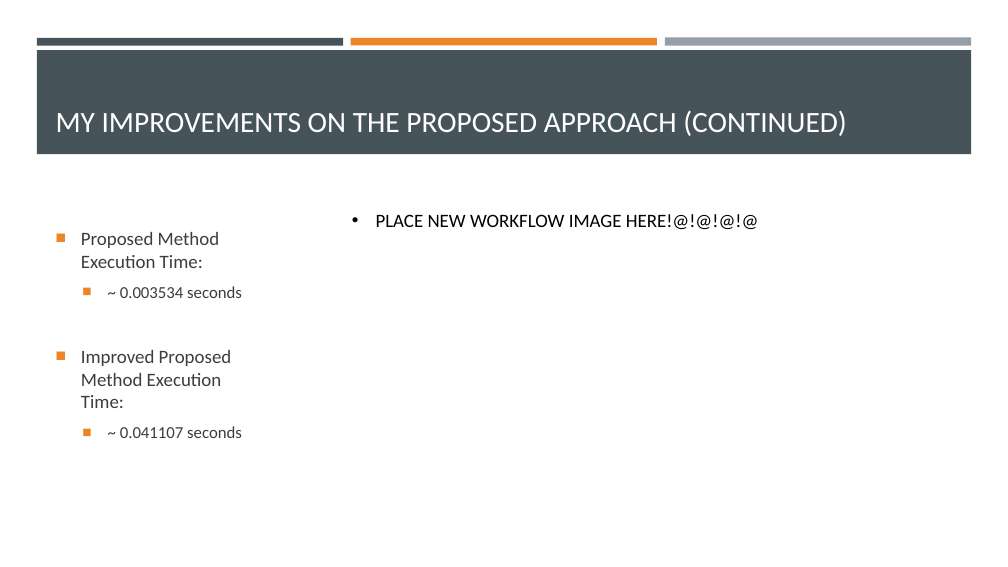
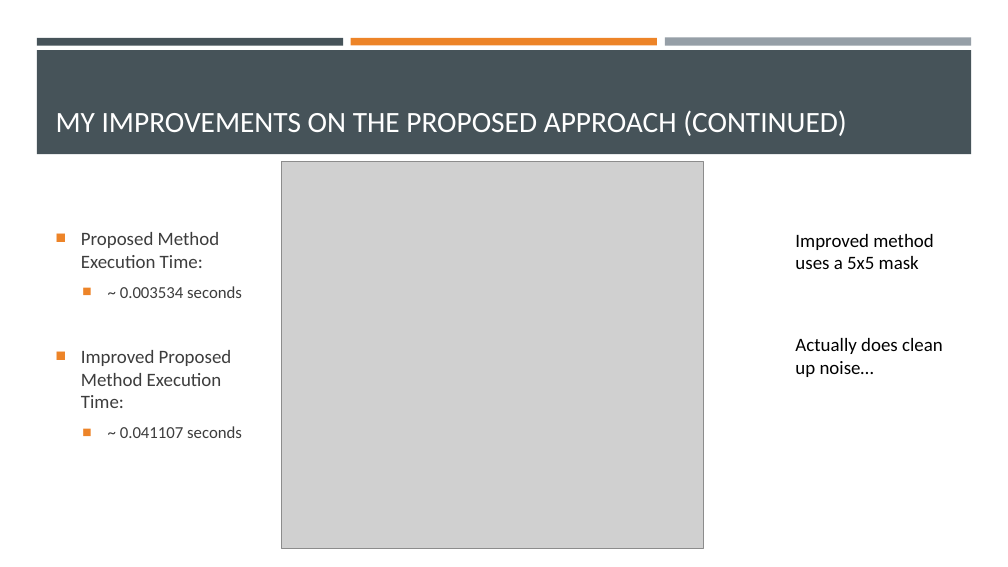
Before and after one commit to cyearsley/cs6680-DCCSUATFIS, a slide deck: slide 10 of Detecting Cracks in Concrete Structures Using Adaptive Thresholding.pptx (slide 9 before the commit). Drawn at 1008x567 pixels with LibreOffice and Linux fonts; fonts in the diff are those of the drawing; grey boxes stand for pictures. Boxes give left, top, right and bottom in pixels: in the first picture for what was removed or moved away, otherwise in the second. Text is boxed around its words. In the diff, an @@ line names an element or a change of style, - is before the commit and + after.

Commit message:
Finish powerpoint presentation

```diff
--- a/Detecting Cracks in Concrete Structures Using Adaptive Thresholding.pptx
+++ b/Detecting Cracks in Concrete Structures Using Adaptive Thresholding.pptx
@@ picture added at box(281, 162, 703, 548) @@
@@ text removed at box(376, 214, 759, 229) @@
-• PLACE NEW WORKFLOW IMAGE HERE!@!@!@!@
@@ text added at box(795, 234, 933, 269), 18 pt, text #000000 @@
+Improved method
+uses a 5x5 mask
@@ text added at box(795, 338, 943, 377), 18 pt, text #000000 @@
+Actually does clean
+up noise…
```
Also in this commit, not shown: 1 other slide changed, 1 slide added, 8 other files.
